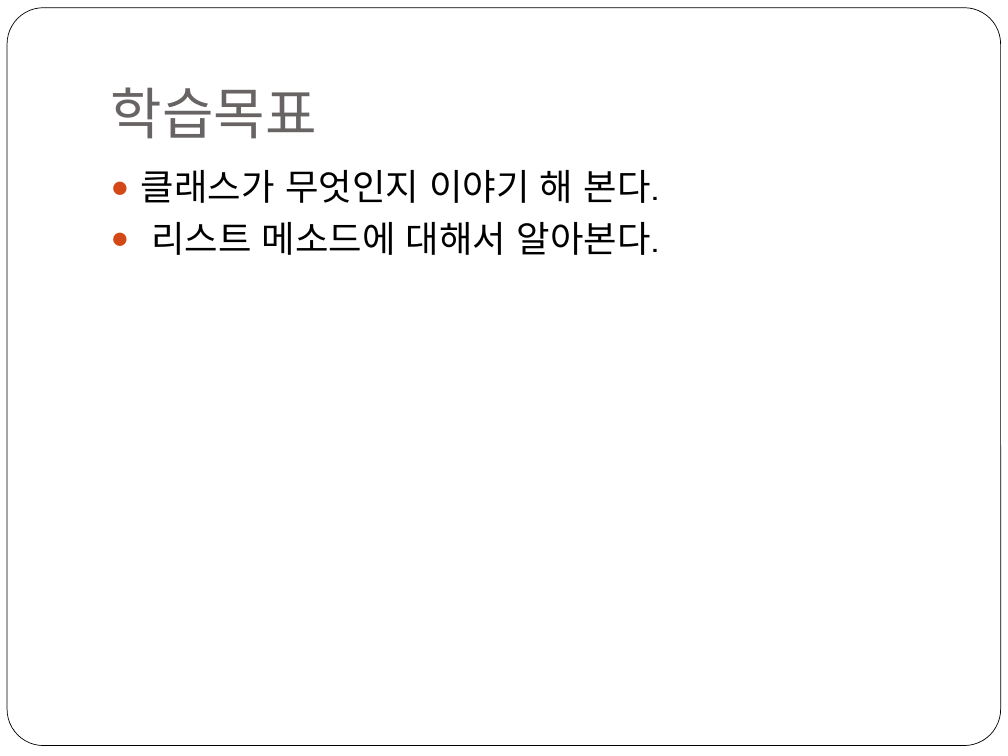
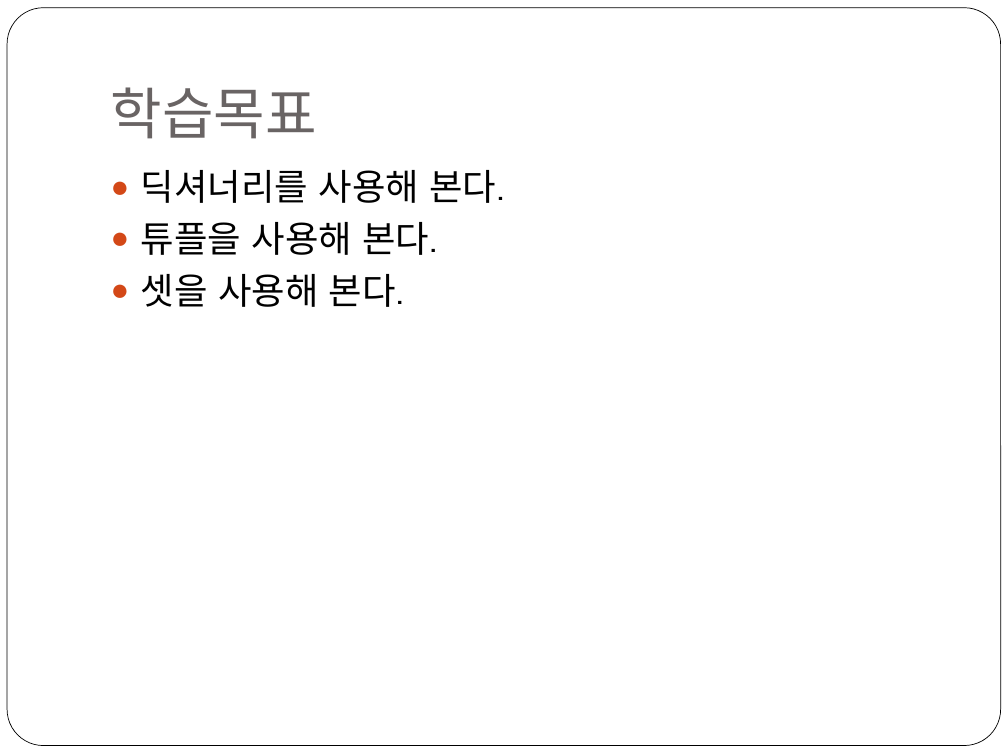
Before and after one commit to freshmea/weizman_python_class, a slide deck: slide 2 of textbook/파이썬2-3교시.pptx. Drawn at 1008x756 pixels with LibreOffice and Linux fonts; fonts in the diff are those of the drawing. Boxes give left, top, right and bottom in pixels: in the first picture for what was removed or moved away, otherwise in the second. Text is boxed around its words. In the diff, an @@ line names an element or a change of style, - is before the commit and + after.

```diff
--- a/textbook/파이썬2-3교시.pptx
+++ b/textbook/파이썬2-3교시.pptx
@@ text at (141, 170, 504, 307): text changed @@
-● 클래스가 무엇인지 이야기 해 본다.
-● 리스트 메소드에 대해서 알아본다.
+● 딕셔너리를 사용해 본다.
+● 튜플을 사용해 본다.
+● 셋을 사용해 본다.
```
Also in this commit, not shown: 1 slide added, 1 slide removed, 1 other file.
